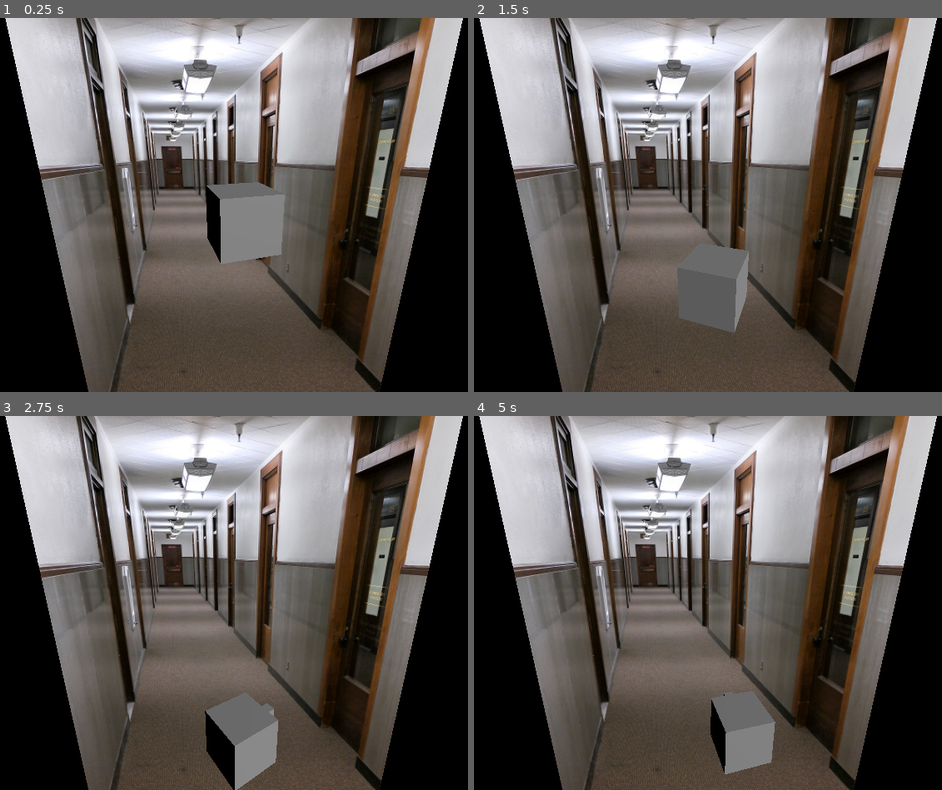
Above: before the commit, frames 1-4 (two rows, left to right).
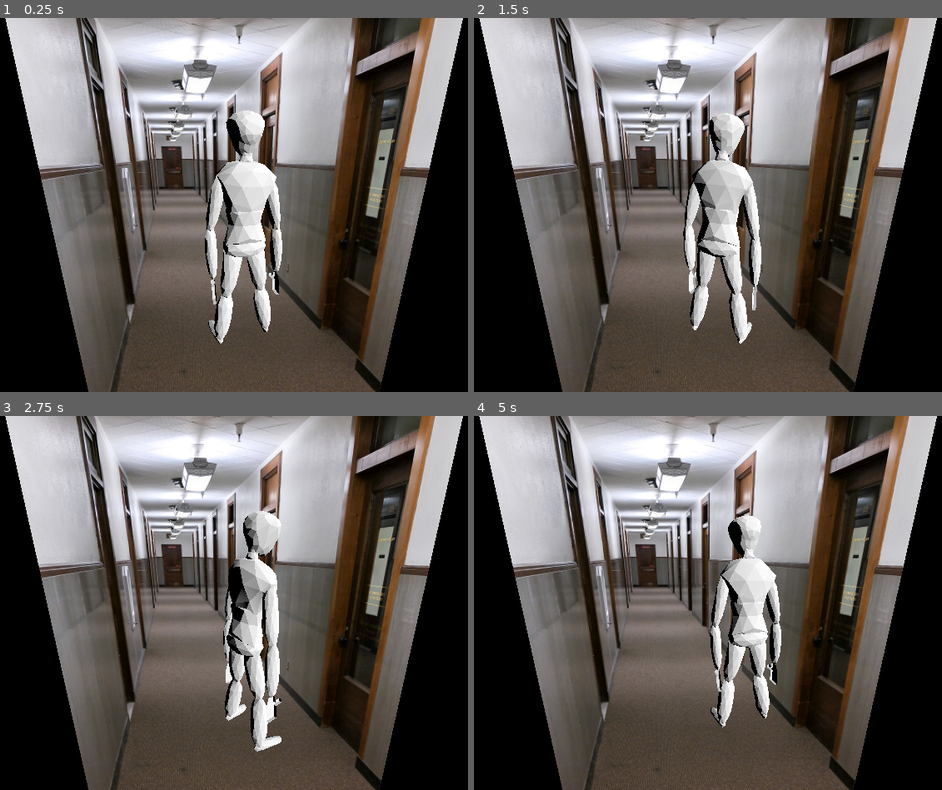
Above: after the commit, the same moments.

Repository: Noodledoodlemacaroodle/Godot-Experiments
Game: Godot game, scene res://main.tscn
Two runs of this game, one before a commit and one after it. Both use one fixed random seed, a clock stepped at 60 frames per second and the inputs below.
Inputs:
- Up to frame 1 (0.25 s): no input
- Up to frame 2 (1.5 s): tap Enter (ui_accept) at 0.5, 0.77 s; hold Right (ui_right) 0.53-1.28 s; hold Down (ui_down) from 1.28 s (still down)
- Up to frame 3 (2.75 s): tap Enter (ui_accept) at 1.52 s; release Down (ui_down) at 2.03 s; hold Right (ui_right) from 2.03 s (still down)
- Up to frame 4 (5 s): release Right (ui_right) at 2.78 s; hold Up (ui_up) 2.78-3.53 s; tap Enter (ui_accept) at 3.02, 3.77, 4.52 s; hold Left (ui_left) from 3.53 s (still down)

The runs differ from the first frame. In frame 1, 5.9% of the frame differs, in the area x 43-61%, y 24-88%; in frame 2, 5.9%; in frame 3, 7.4%, in the area x 43-61%, y 25-100%; in frame 4, 6.8%.

Commit message:
added an animated characted

Diff:
--- /dev/null
+++ b/Godot Projects/FixedCameraExperiment/3D models/humanoid_model.tscn
@@ -0,0 +1,59 @@
+[gd_scene load_steps=2 format=3 uid="uid://cs05wjknf0dm4"]
+
+[ext_resource type="PackedScene" uid="uid://brr5iilbpqjlx" path="res://3D models/humanoid.glb" id="1_g63ca"]
+
+[node name="humanoid" instance=ExtResource("1_g63ca")]
+
+[node name="Skeleton3D" parent="Armature" index="0"]
+bones/0/rotation = Quaternion(-0.0565368, 0.704843, -0.0565368, 0.704843)
+bones/0/scale = Vector3(1, 1, 1)
+bones/1/rotation = Quaternion(2.53122e-10, -1.19209e-07, -0.00155365, 0.999999)
+bones/3/rotation = Quaternion(2.4809e-08, -1.17819e-07, -0.152277, 0.988338)
+bones/4/rotation = Quaternion(4.71564e-10, 1.19209e-07, -0.00289445, 0.999996)
+bones/5/rotation = Quaternion(-0.696351, -0.0221555, -0.0136364, 0.71723)
+bones/6/rotation = Quaternion(-0.626077, -0.00514504, -0.0251652, 0.779338)
+bones/7/rotation = Quaternion(-0.16088, 3.73021e-05, -0.0541201, 0.985489)
+bones/8/rotation = Quaternion(0.00546427, -1.17015e-09, 6.39321e-12, 0.999985)
+bones/12/rotation = Quaternion(-4.76642e-08, -6.63042e-08, -0.583701, 0.811969)
+bones/13/rotation = Quaternion(-2.67433e-08, -4.52278e-09, -0.159283, 0.987233)
+bones/14/rotation = Quaternion(-3.71648e-10, -7.95815e-13, -0.00215471, 0.999998)
+bones/15/rotation = Quaternion(0.0133711, 0.687459, 0.725827, -0.0199135)
+bones/16/rotation = Quaternion(-0.604004, 0.00467644, 0.0209207, 0.796693)
+bones/17/rotation = Quaternion(-0.0811597, -4.03459e-05, 0.0585286, 0.994981)
+bones/18/rotation = Quaternion(0.00546427, 1.17015e-09, -6.39323e-12, 0.999985)
+bones/22/rotation = Quaternion(-6.38957e-08, 8.88834e-08, 0.583701, 0.811969)
+bones/23/rotation = Quaternion(-3.58455e-08, 6.03164e-09, 0.159283, 0.987233)
+bones/24/rotation = Quaternion(-4.98076e-10, 1.07293e-12, 0.00215473, 0.999998)
+bones/25/rotation = Quaternion(-0.852621, -5.54967e-08, -9.16357e-08, 0.522529)
+bones/25/scale = Vector3(1, 1, 1)
+bones/26/rotation = Quaternion(-0.440217, -0.0708204, -0.141087, 0.883905)
+bones/27/rotation = Quaternion(-0.00266637, 0.000397757, 0.147573, 0.989048)
+bones/28/rotation = Quaternion(0.0457866, -0.0658693, -0.666805, 0.740902)
+bones/29/scale = Vector3(1, 1, 1)
+bones/30/rotation = Quaternion(-0.440217, 0.0708204, 0.141087, 0.883905)
+bones/31/rotation = Quaternion(-0.00266638, -0.000397753, -0.147573, 0.989048)
+bones/32/rotation = Quaternion(0.0457866, 0.0658695, 0.666805, 0.740902)
+bones/32/scale = Vector3(1, 1, 1)
+bones/33/position = Vector3(-1.09845, -2.73638, -0.407556)
+bones/33/rotation = Quaternion(-0.540461, -0.455962, 0.455962, 0.540461)
+bones/34/rotation = Quaternion(-0.457417, 0.53923, 0.53923, -0.457417)
+bones/35/position = Vector3(-1.75305, -2.39509, -0.302952)
+bones/35/rotation = Quaternion(0, 0.707107, 0, 0.707107)
+bones/35/scale = Vector3(1, 1, 1)
+bones/36/position = Vector3(-7.78445e-14, 6.74336, -1.73861)
+bones/36/rotation = Quaternion(1.25607e-15, 0.707107, 4.21468e-08, 0.707107)
+bones/36/scale = Vector3(1, 1, 1)
+bones/37/position = Vector3(-2.15383e-14, 3.60165, -0.52811)
+bones/37/rotation = Quaternion(0.5, 0.5, 0.5, 0.5)
+bones/38/position = Vector3(-2.05785, 1.01973, -0.35477)
+bones/38/rotation = Quaternion(0, 0.707107, 0, 0.707107)
+bones/38/scale = Vector3(1, 1, 1)
+bones/39/position = Vector3(1.09845, -2.73638, -0.407556)
+bones/39/rotation = Quaternion(-0.540461, 0.455962, -0.455962, 0.540461)
+bones/40/rotation = Quaternion(0.457417, 0.53923, 0.53923, 0.457417)
+bones/41/position = Vector3(2.18764, -3.59124, -0.302952)
+bones/41/rotation = Quaternion(0, -0.707107, 0, 0.707107)
+bones/41/scale = Vector3(1, 1, 1)
+bones/42/position = Vector3(1.98801, 0.889201, -0.302953)
+bones/42/rotation = Quaternion(0, -0.707107, 0, 0.707107)
+bones/42/scale = Vector3(1, 1, 1)
--- a/Godot Projects/FixedCameraExperiment/main.tscn
+++ b/Godot Projects/FixedCameraExperiment/main.tscn
@@ -10,7 +10,7 @@
 [node name="Main" type="Node3D"]
 
 [node name="Player" parent="." instance=ExtResource("1_xwmcx")]
-transform = Transform3D(-0.953644, 0, -0.300939, 0, 1, 0, 0.300939, 0, -0.953644, 0, 0, 0)
+transform = Transform3D(-0.953644, 0, -0.300939, 0, 1, 0, 0.300939, 0, -0.953644, 0.0454082, -3.34113, 0.109524)
 
 [node name="Camera3D" type="Camera3D" parent="."]
 transform = Transform3D(1, 0, 0, 0, 0.960338, 0.27884, 0, -0.27884, 0.960338, -0.139043, 1.11174, 3.87323)
@@ -24,19 +24,19 @@
 transform = Transform3D(1, 0, 0, 4.65661e-10, 1, -1.49012e-08, 3.72529e-09, 0, 1, 0, 0, 0)
 
 [node name="Ground" parent="Corridor/Floor" instance=ExtResource("3_y26nk")]
-transform = Transform3D(8.59311, 0.0371417, 6.59906, -0.363816, 0.999184, 0.0763937, -2.79669, -0.0158604, 20.2663, -2.84057, -3.8935, -6.70305)
+transform = Transform3D(8.62656, 0.0371417, 17.6565, -0.365232, 0.999184, 0.204399, -2.80758, -0.0158604, 54.2246, -2.84057, -3.8935, -6.70305)
 
 [node name="Walls" type="Node3D" parent="Corridor"]
 transform = Transform3D(1, 4.65661e-10, 0, 9.31323e-10, 1, -2.98023e-08, 7.45058e-09, -2.32831e-10, 1, 0, 0, 0)
 
 [node name="Ground" parent="Corridor/Walls" instance=ExtResource("3_y26nk")]
-transform = Transform3D(-0.148727, -0.942866, 7.08229, 6.12268, -0.0193697, 0.385568, -0.0650473, 0.332609, 20.099, 0.193227, -0.586666, -7.47077)
+transform = Transform3D(-0.148727, -0.942866, 17.6752, 6.12268, -0.0193697, 0.962259, -0.0650473, 0.332609, 50.1609, 0.193227, -0.586666, -7.47077)
 
 [node name="Ground3" parent="Corridor/Walls" instance=ExtResource("3_y26nk")]
-transform = Transform3D(-0.0641426, 0.0999964, 4.098, 6.12268, -0.023179, 0.0529348, 0.149119, 0.994718, -0.410728, -4.78818, -0.407342, -16.9763)
+transform = Transform3D(-0.0641426, 0.0999964, 4.098, 6.12268, -0.023179, 0.0529348, 0.149119, 0.994718, -0.410728, -9.25865, -0.119878, -30.7022)
 
 [node name="Ground2" parent="Corridor/Walls" instance=ExtResource("3_y26nk")]
-transform = Transform3D(-0.148727, -0.970804, 5.79828, 6.12268, -0.0210434, 0.391484, -0.0650473, 0.23895, 23.5917, -5.44904, -0.267181, -10.4481)
+transform = Transform3D(-0.148727, -0.970804, 11.0221, 6.12268, -0.0210434, 0.744185, -0.0650473, 0.23895, 44.8463, -5.44904, -0.267181, -10.4481)
 
 [node name="Sprite3D" type="Sprite3D" parent="Corridor"]
 transform = Transform3D(10, 0, 0, 0, 10, 0, 0, 0, 10, 0, -10, -60.115)
--- a/Godot Projects/FixedCameraExperiment/player.gd
+++ b/Godot Projects/FixedCameraExperiment/player.gd
@@ -1,9 +1,11 @@
 extends CharacterBody3D
 
-
+@onready var player_model = $humanoid
+@onready var anim_player = player_model.get_child(1)
 # Called when the node enters the scene tree for the first time.
 func _ready():
 	pass # Replace with function body.
+	print_debug(anim_player)
 
 
 # Called every frame. 'delta' is the elapsed time since the previous frame.
@@ -16,9 +18,11 @@
 	var facing = global_transform.basis.z
 	if Input.is_action_pressed("ui_up"):
 		velocity = (facing * 50 )* delta
+		anim_player.play("CharacterWalk")
 	else:
 		velocity.x = move_toward(velocity.x, 0, 10 * delta)
 		velocity.z = move_toward(velocity.z, 0, 10 * delta)
+		anim_player.play("CharacterIdle")
 
 	if Input.is_action_pressed("ui_left"):
 		rotate_y(deg_to_rad(50 * delta))
--- a/Godot Projects/FixedCameraExperiment/player.tscn
+++ b/Godot Projects/FixedCameraExperiment/player.tscn
@@ -1,6 +1,7 @@
-[gd_scene load_steps=4 format=3 uid="uid://c1s5mtdyk8bbv"]
+[gd_scene load_steps=5 format=3 uid="uid://c1s5mtdyk8bbv"]
 
 [ext_resource type="Script" path="res://player.gd" id="1_ni3oc"]
+[ext_resource type="PackedScene" uid="uid://cs05wjknf0dm4" path="res://3D models/humanoid_model.tscn" id="2_3vp3g"]
 
 [sub_resource type="BoxMesh" id="BoxMesh_onpj4"]
 
@@ -10,11 +11,17 @@
 script = ExtResource("1_ni3oc")
 
 [node name="MeshInstance3D" type="MeshInstance3D" parent="."]
+visible = false
 mesh = SubResource("BoxMesh_onpj4")
 
 [node name="MeshInstance3D2" type="MeshInstance3D" parent="."]
 transform = Transform3D(0.216125, 0, 0, 0, 0.218158, 0, 0, 0, 1, 0, 0.238991, 0.286332)
+visible = false
 mesh = SubResource("BoxMesh_onpj4")
 
 [node name="CollisionShape3D" type="CollisionShape3D" parent="."]
+visible = false
 shape = SubResource("BoxShape3D_w506r")
+
+[node name="humanoid" parent="." instance=ExtResource("2_3vp3g")]
+transform = Transform3D(-0.3, 0, -4.52987e-08, 0, 0.3, 0, 4.52987e-08, 0, -0.3, 0, 0, 0)
Binary file added: Godot Projects/FixedCameraExperiment/3D models/humanoid.glb
Not shown, added: Godot Projects/FixedCameraExperiment/3D models/humanoid.glb.import
Not shown, changed: Godot Projects/Blender Files/humanoid.blend
Not shown, added: Godot Projects/Blender Files/humanoid.blend1
Not shown, added: Godot Projects/Blender Files/humanoid.glb
Not shown, added: Godot Projects/Blender Files/humanoid2.glb
